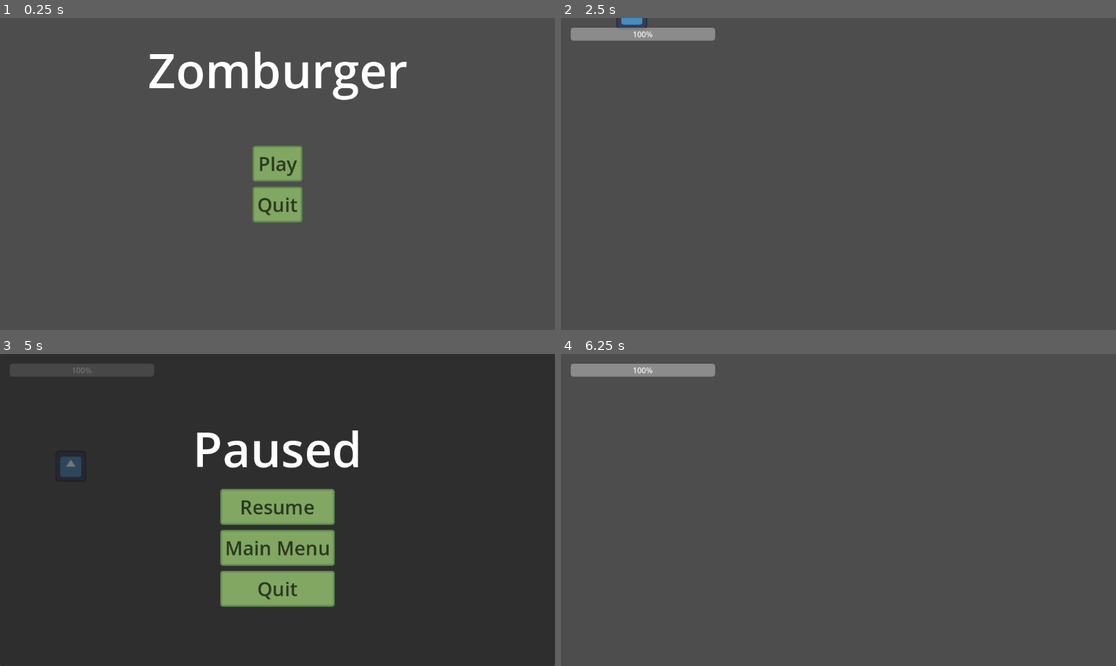
Above: before the commit, frames 1-4 (two rows, left to right).
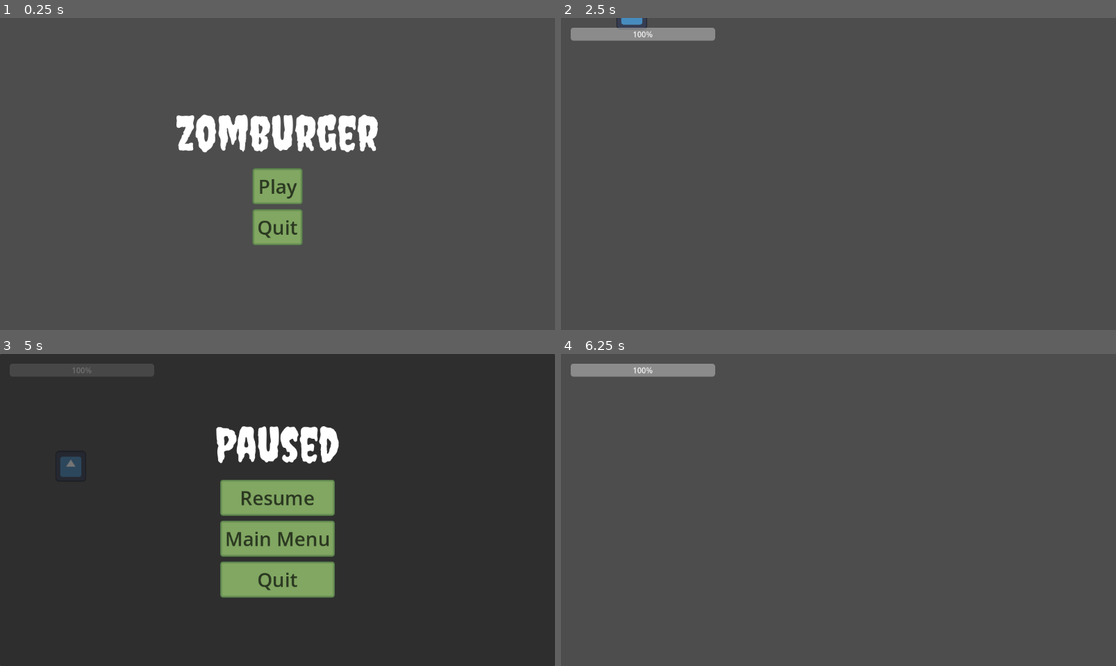
Above: after the commit, the same moments.

Repository: KeyraWebb/zomburger
Game: Godot game, scene res://Scenes/Menus/MainMenu.tscn
Two runs of this game, one before a commit and one after it. Both use one fixed random seed, a clock stepped at 60 frames per second and the inputs below. The engine's default icon, where the game draws it, is replaced by a stand-in: a white triangle on a blue panel in a dark square.
Inputs:
- Up to frame 1 (0.25 s): no input
- Up to frame 2 (2.5 s): click "Play" at 0.5 s; tap Enter (ui_accept) at 1.25, 1.52, 2, 2.27 s; hold Right (ui_right) from 1.28 s (still down)
- Up to frame 3 (5 s): release Right (ui_right) at 2.78 s; hold Left (ui_left) 2.78-3.53 s; hold Right (ui_right) from 3.53 s (still down); tap Enter (ui_accept) at 3.77, 4.52 s; tap Escape (Pause) at 4.9 s
- Up to frame 4 (6.25 s): release Right (ui_right) at 5 s; click "Main Menu" at 5 s; click "Play" at 5.75 s

The runs differ from the first frame. In frame 1, 6.9% of the frame differs, in the area x 26-74%, y 10-73%; in frame 2, nothing differs; in frame 3, 7.1%, in the area x 35-65%, y 23-82%; in frame 4, nothing differs.

Commit message:
feat(MenuTheme): add font to menu theme

Diff:
--- a/Scenes/Menus/MainMenu.tscn
+++ b/Scenes/Menus/MainMenu.tscn
@@ -15,36 +15,38 @@
 theme = ExtResource("1_tt5f1")
 script = ExtResource("2_853f1")
 
-[node name="Title" type="Label" parent="."]
+[node name="VBoxContainer2" type="VBoxContainer" parent="."]
 layout_mode = 1
-anchors_preset = 5
+anchors_preset = 8
 anchor_left = 0.5
+anchor_top = 0.5
 anchor_right = 0.5
-offset_left = -43.5
-offset_top = 40.0
-offset_right = 43.5
-offset_bottom = 63.0
-grow_horizontal = 2
-size_flags_horizontal = 4
-text = "Zomburger"
-
-[node name="VBoxContainer" type="VBoxContainer" parent="."]
-layout_mode = 0
-offset_left = 529.0
-offset_top = 270.5
-offset_right = 623.0
-offset_bottom = 420.5
+anchor_bottom = 0.5
+offset_left = -210.0
+offset_top = -144.0
+offset_right = 210.0
+offset_bottom = 144.0
 grow_horizontal = 2
 grow_vertical = 2
 
-[node name="Play" type="Button" parent="VBoxContainer"]
+[node name="Title" type="Label" parent="VBoxContainer2"]
+layout_mode = 2
+size_flags_horizontal = 4
+text = "Zomburger"
+horizontal_alignment = 1
+
+[node name="VBoxContainer" type="VBoxContainer" parent="VBoxContainer2"]
+layout_mode = 2
+size_flags_horizontal = 4
+
+[node name="Play" type="Button" parent="VBoxContainer2/VBoxContainer"]
 layout_mode = 2
 text = "Play
 "
 
-[node name="Quit" type="Button" parent="VBoxContainer"]
+[node name="Quit" type="Button" parent="VBoxContainer2/VBoxContainer"]
 layout_mode = 2
 text = "Quit"
 
-[connection signal="pressed" from="VBoxContainer/Play" to="." method="_on_play_pressed"]
-[connection signal="pressed" from="VBoxContainer/Quit" to="." method="_on_quit_pressed"]
+[connection signal="pressed" from="VBoxContainer2/VBoxContainer/Play" to="." method="_on_play_pressed"]
+[connection signal="pressed" from="VBoxContainer2/VBoxContainer/Quit" to="." method="_on_quit_pressed"]
--- a/Scenes/Menus/game_over.tscn
+++ b/Scenes/Menus/game_over.tscn
@@ -39,6 +39,7 @@
 [node name="Label" type="Label" parent="VBoxContainer"]
 layout_mode = 2
 text = "Game Over"
+horizontal_alignment = 1
 
 [node name="VBoxContainer" type="VBoxContainer" parent="VBoxContainer"]
 layout_mode = 2
--- a/Scenes/Menus/pause.tscn
+++ b/Scenes/Menus/pause.tscn
@@ -39,6 +39,7 @@
 [node name="Label" type="Label" parent="VBoxContainer2"]
 layout_mode = 2
 text = "Paused"
+horizontal_alignment = 1
 
 [node name="VBoxContainer" type="VBoxContainer" parent="VBoxContainer2"]
 layout_mode = 2
--- a/Themes/Menu Theme.tres
+++ b/Themes/Menu Theme.tres
@@ -1,4 +1,6 @@
-[gd_resource type="Theme" load_steps=3 format=3 uid="uid://brn45uia7bj2s"]
+[gd_resource type="Theme" load_steps=4 format=3 uid="uid://brn45uia7bj2s"]
+
+[ext_resource type="FontFile" uid="uid://dd5dk1fvnrgwu" path="res://Themes/Theme Assets/Fonts/Creepster/Creepster-Regular.ttf" id="1_pa0on"]
 
 [sub_resource type="StyleBoxFlat" id="StyleBoxFlat_6krr8"]
 bg_color = Color(0.33333334, 0.47843137, 0.28235295, 1)
@@ -38,4 +40,5 @@
 Button/styles/normal = SubResource("StyleBoxFlat_pa0on")
 Label/colors/font_color = Color(1, 1, 1, 1)
 Label/font_sizes/font_size = 100
+Label/fonts/font = ExtResource("1_pa0on")
 VBoxContainer/constants/separation = 20
Binary file added: Themes/Theme Assets/Fonts/Creepster/Creepster-Regular.ttf
Not shown, added: Themes/Theme Assets/Fonts/Creepster/Creepster-Regular.ttf.import
Not shown, added: Themes/Theme Assets/Fonts/Creepster/OFL.txt
